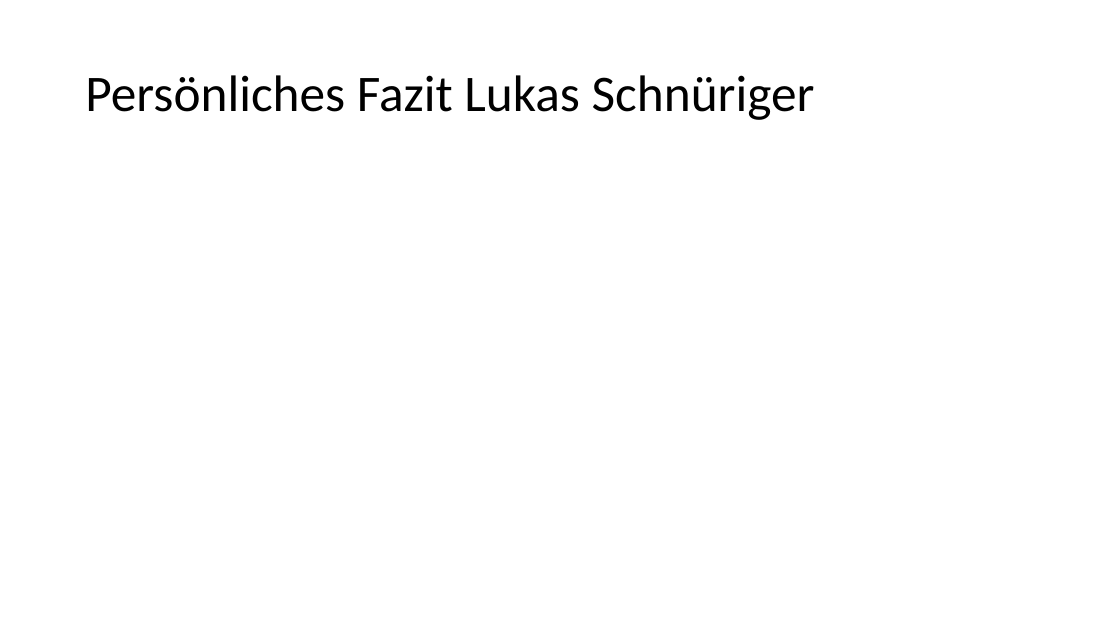
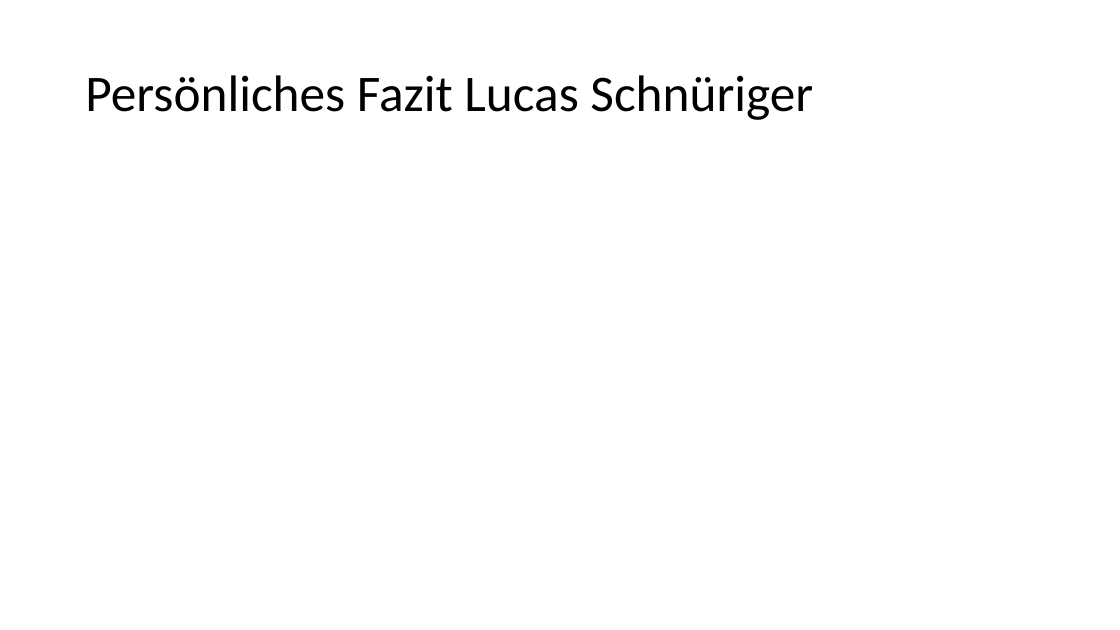
Before and after one commit to UncleBench/PCP-Projekt, a slide deck: slide 7 of Praesentation.pptx. Drawn at 1120x630 pixels with LibreOffice and Linux fonts; fonts in the diff are those of the drawing. Boxes give left, top, right and bottom in pixels: in the first picture for what was removed or moved away, otherwise in the second. Text is boxed around its words. In the diff, an @@ line names an element or a change of style, - is before the commit and + after.

```diff
--- a/Praesentation.pptx
+++ b/Praesentation.pptx
@@ title at <box>85,75,813,120</box>: text changed @@
-Persönliches Fazit Lukas Schnüriger
+Persönliches Fazit Lucas Schnüriger
```
Also in this commit, not shown: 1 other slide changed, 1 other file.
